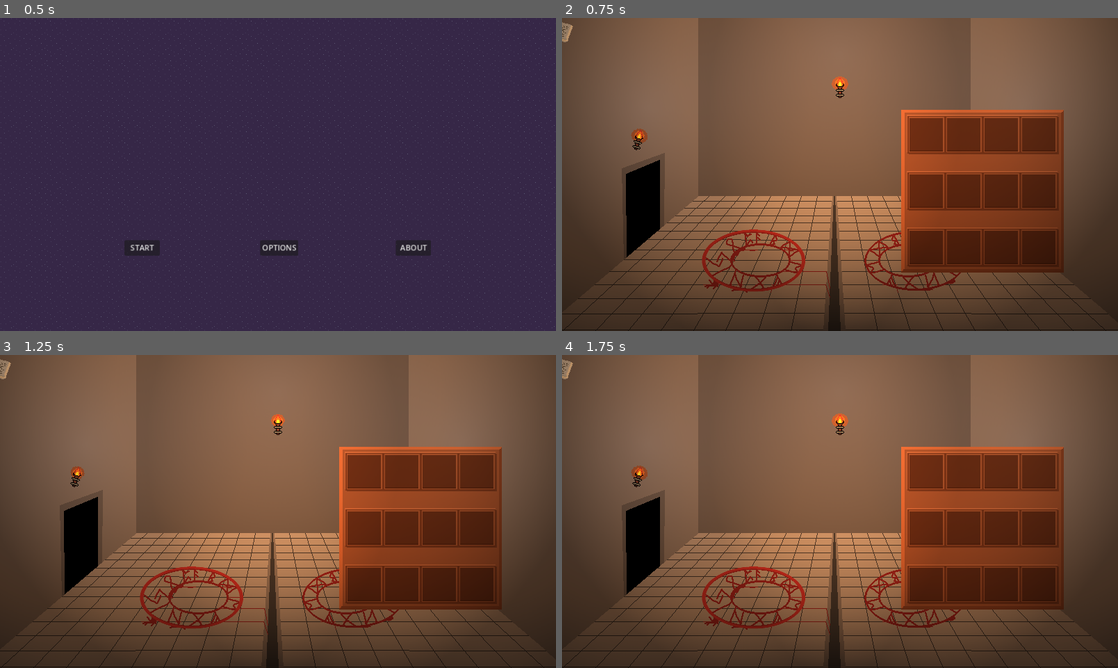
Above: before the commit, frames 1-4 (two rows, left to right).
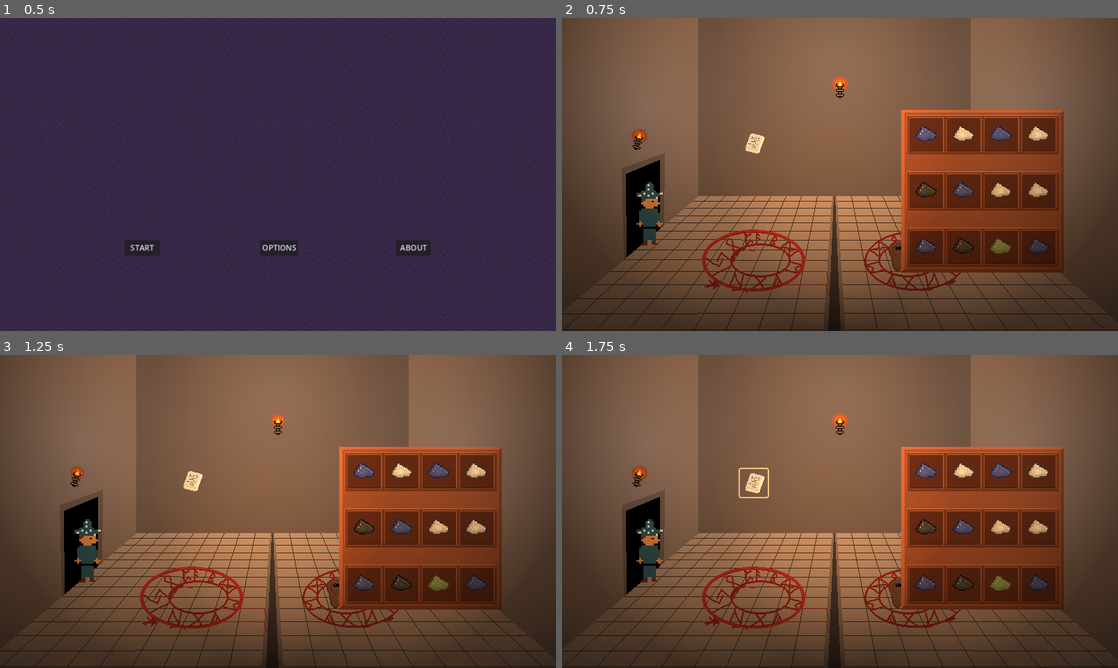
Above: after the commit, the same moments.

Repository: lewis785/ludum-dare-55
Game: Godot game, scene res://scenes/levels/main_menu.tscn
The game is run twice, just before and just after one commit, with the same random seed, the same clock (stepped at 60 frames per second) and the same inputs.
Inputs (mouse positions are in pixels of both pictures, inside the frame that each line leads up to):
- Up to frame 1 (0.5 s): no input
- Up to frame 2 (0.75 s): click "START" at 0.5 s
- Up to frame 3 (1.25 s): no input
- Up to frame 4 (1.75 s): click (756, 480) at 1.27 s

Frame 1 is identical in both runs. In frame 2, 2.3% of the frame differs, in the area x 0-88%, y 1-81%; in frame 3, 2.3%; in frame 4, 2.4%.
Error before the commit: Parse Error: Could not find type "SummoningCircle" in the current scope. (res://scenes/ui/storage.gd:4)

Commit message:
FIX merge conflict issues

Diff:
--- a/scenes/components/character/character.tscn
+++ b/scenes/components/character/character.tscn
@@ -63,3 +63,5 @@
 texture_filter = 1
 sprite_frames = SubResource("SpriteFrames_tr127")
 animation = &"summon"
+
+[connection signal="damaged" from="HealthComponent" to="." method="_on_health_component_damaged"]
--- a/scenes/items/summoning_circle.gd
+++ b/scenes/items/summoning_circle.gd
@@ -1,4 +1,6 @@
 extends Area2D
+
+class_name SummoningCircle
 
 @export var ingredients_cap : int = 5
 @export var summon_scene : PackedScene
--- a/scenes/levels/room.tscn
+++ b/scenes/levels/room.tscn
@@ -1,13 +1,12 @@
-[gd_scene load_steps=10 format=3 uid="uid://culpis2kpkslw"]
+[gd_scene load_steps=9 format=3 uid="uid://culpis2kpkslw"]
 
 [ext_resource type="Texture2D" uid="uid://crs8kox2y0gj7" path="res://assets/backgrounds/room_temp.png" id="1_son88"]
-[ext_resource type="Texture2D" uid="uid://dgy147eiw5ac" path="res://assets/characters/wizard2.png" id="2_7aegj"]
 [ext_resource type="PackedScene" uid="uid://f7pi0x6o1uvq" path="res://scenes/background_tools/snap_point.tscn" id="2_n8nla"]
-[ext_resource type="Script" path="res://scenes/levels/room.gd" id="2_ymrdj"]
 [ext_resource type="PackedScene" uid="uid://c30y088bbp04r" path="res://scenes/props/torch.tscn" id="3_7h2qe"]
+[ext_resource type="Texture2D" uid="uid://yyllu6flx31c" path="res://assets/characters/Wizard.png" id="4_lhqse"]
 [ext_resource type="Texture2D" uid="uid://5dvrr1mxcbia" path="res://scenes/props/wizard_torch.tres" id="5_1bhml"]
 [ext_resource type="PackedScene" uid="uid://df7kvudh0t7fu" path="res://scenes/ui/summon_screen.tscn" id="5_mi5o7"]
-[ext_resource type="AudioStream" uid="uid://der031n1a0ltg" path="res://assets/sounds/Room_v1.mp3" id="7_shcfj"]
+[ext_resource type="PackedScene" uid="uid://b6n5qd7skmkpc" path="res://scenes/components/character/character.tscn" id="7_gykpj"]
 
 [sub_resource type="Curve2D" id="Curve2D_8xhqc"]
 _data = {
@@ -29,32 +28,6 @@
 grow_vertical = 2
 texture = ExtResource("1_son88")
 stretch_mode = 1
-script = ExtResource("2_ymrdj")
-
-[node name="Node2D" type="Node2D" parent="."]
-
-[node name="Path2D" type="Path2D" parent="Node2D"]
-curve = SubResource("Curve2D_8xhqc")
-
-[node name="PathFollow2D" type="PathFollow2D" parent="Node2D/Path2D"]
-position = Vector2(126, 277)
-rotation = -0.00185529
-
-[node name="Wizard" type="Sprite2D" parent="Node2D/Path2D/PathFollow2D"]
-visible = false
-z_index = 2
-texture_filter = 1
-position = Vector2(-11.5685, -18.1394)
-scale = Vector2(0.919349, 0.780235)
-texture = ExtResource("2_7aegj")
-
-[node name="PointLight2D" type="PointLight2D" parent="Node2D/Path2D/PathFollow2D/Wizard"]
-z_index = 3
-position = Vector2(4.51565, 5.51432)
-enabled = false
-color = Color(0.956863, 0.87451, 0.247059, 1)
-energy = 16.0
-texture = ExtResource("5_1bhml")
 
 [node name="SnapPoint0" parent="." instance=ExtResource("2_n8nla")]
 position = Vector2(399, 225)
@@ -70,7 +43,33 @@
 position = Vector2(675, 175)
 rotation = -0.261799
 
+[node name="Node2D" type="Node2D" parent="."]
+
+[node name="Path2D" type="Path2D" parent="Node2D"]
+curve = SubResource("Curve2D_8xhqc")
+
+[node name="PathFollow2D" type="PathFollow2D" parent="Node2D/Path2D"]
+position = Vector2(126, 277)
+rotation = -0.00185529
+
+[node name="Wizard" type="Sprite2D" parent="Node2D/Path2D/PathFollow2D"]
+texture_filter = 1
+position = Vector2(-0.00557709, 2.99997)
+scale = Vector2(3.09375, 2.90625)
+texture = ExtResource("4_lhqse")
+
+[node name="PointLight2D" type="PointLight2D" parent="Node2D/Path2D/PathFollow2D/Wizard"]
+position = Vector2(4.51565, 5.51432)
+enabled = false
+color = Color(0.956863, 0.87451, 0.247059, 1)
+energy = 13.36
+texture = ExtResource("5_1bhml")
+
 [node name="Summon-screen" parent="." instance=ExtResource("5_mi5o7")]
 
+[node name="Enemy" parent="." groups=["enemy"] instance=ExtResource("7_gykpj")]
+position = Vector2(493, 340)
+
 [node name="AudioStreamPlayer2D" type="AudioStreamPlayer2D" parent="."]
-stream = ExtResource("7_shcfj")
+
+[editable path="Summon-screen"]
